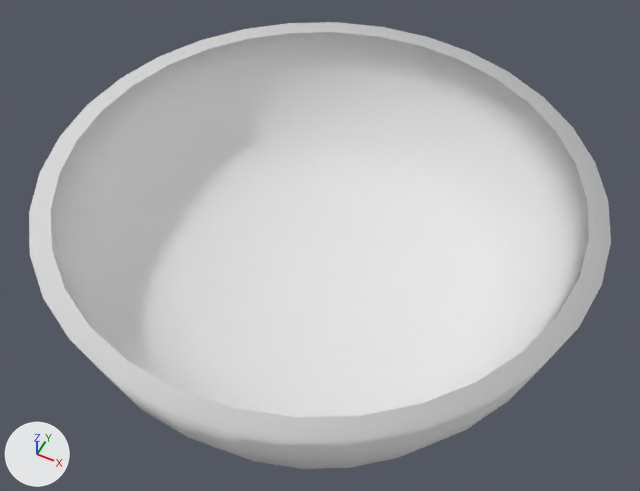
The OBJ model resources/models/Bowl.obj as it was, and as the next commit left it.
The view is the same before and after, from a 50 mm camera at (1.49, -2.97, 3.22) aimed at (-0.01, 0.02, -0.51). The lights are fixed; the arrows at lower left show +X, +Y and +Z. Where no turn or scale is listed for an object, it has been applied to the vertices.
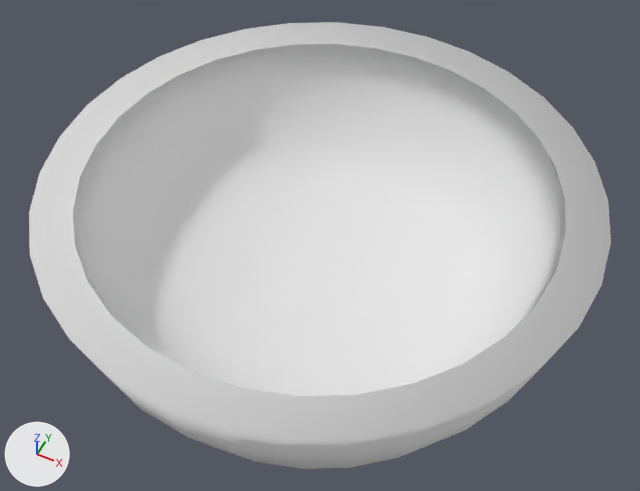
The newer file is also turned or shifted as a whole; pictures and numbers use the older file's frame.

The change, as JSON lines over the scene's bpy script:
```json
{"block": "me_cylinder", "where": "# used by ob_cylinder; location = (0.0, 0.0, 0.0)"}
{"op": "remove", "block": "me_cylinder", "code": "me_cylinder.from_pydata(...)  # 256 vertices, 226 faces; spans x -1.49..1.49, y -1.49..1.49, z -1.05..-0.02"}
{"op": "add", "block": "me_cylinder", "code": "me_cylinder.from_pydata(...)  # 480 vertices, 452 faces; spans x -1.49..1.49, y -1.49..1.49, z -1.05..-0.02"}
{"block": "me_cylinder", "change": "me_cylinder part 1"}
{"block": "me_cylinder", "change": "224 vertices are added at x -1.27..1.27, y -1.27..1.27, z -0.98..-0.03"}
{"block": "me_cylinder", "change": "226 new faces join them"}
```

Pixel boxes (x1, y1, x2, y2) of what changed, in the pictures (640 x 491 px):
```json
{"part": 1, "of": "me_cylinder", "change": "added", "after": [51, 32, 589, 417]}
```
